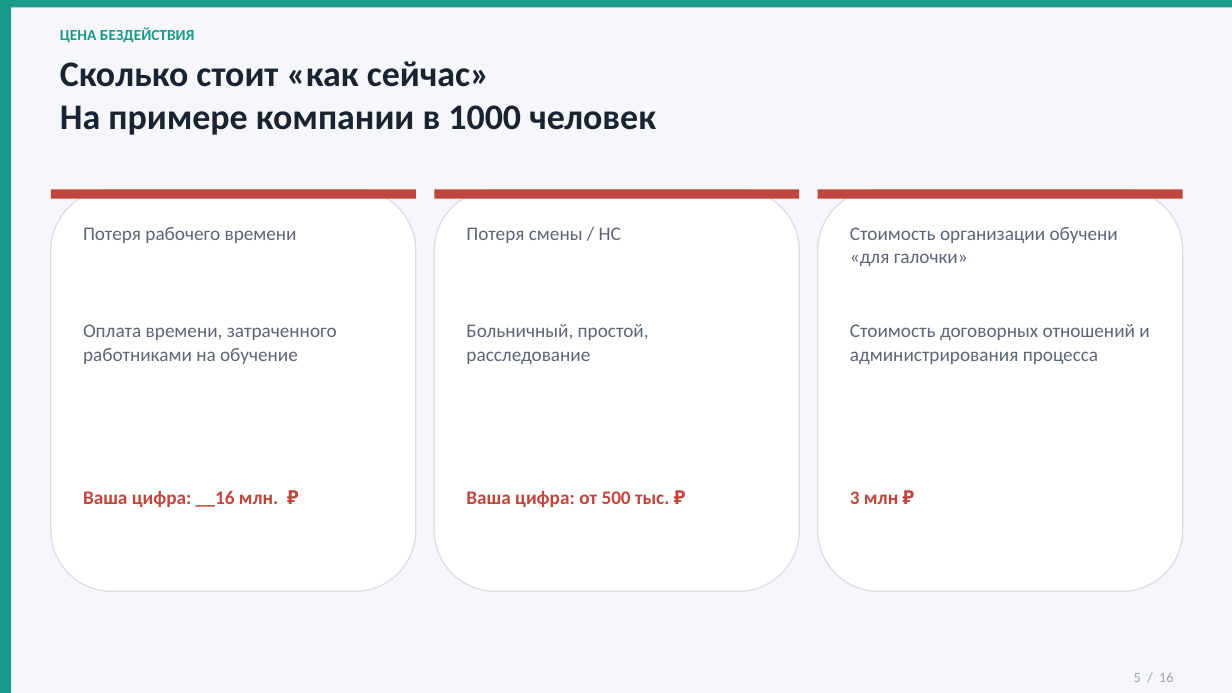
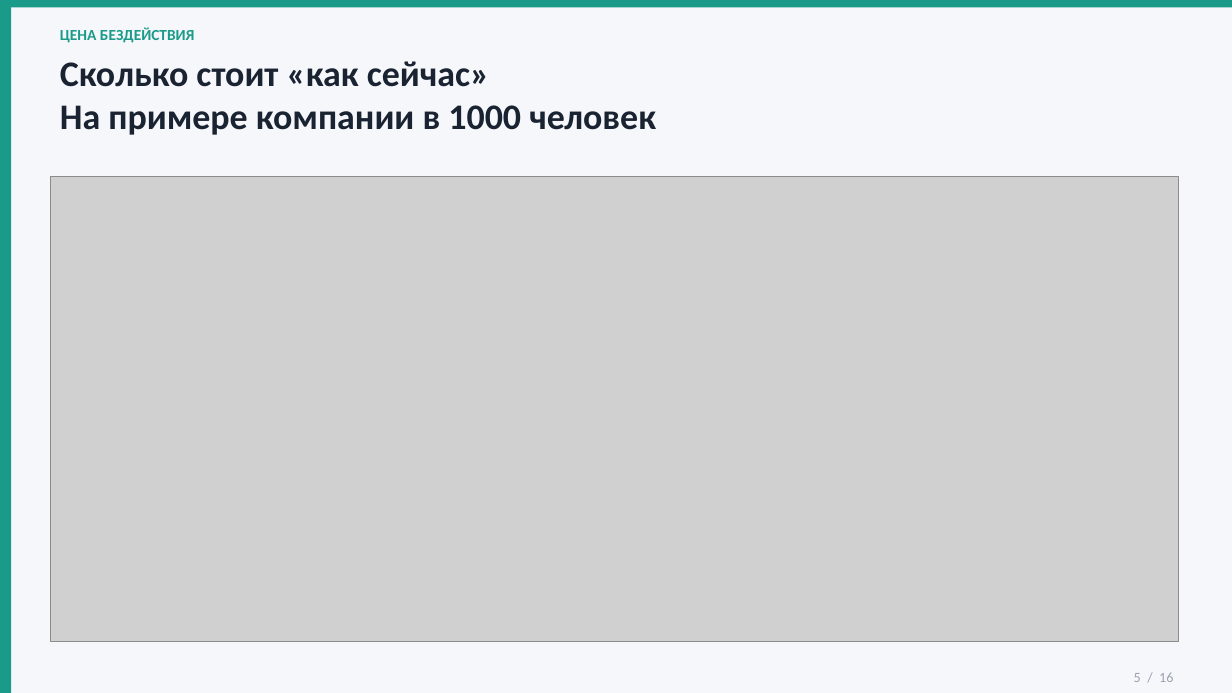
Before and after one commit to lysakalenushka-hash/-, a slide deck: slide 5 of issledovaniya/Lab-Intellekt_prodayushchaya-prezentaciya_v5.pptx. Drawn at 1232x693 pixels with LibreOffice and Linux fonts; fonts in the diff are those of the drawing; grey boxes stand for pictures. Boxes give left, top, right and bottom in pixels: in the first picture for what was removed or moved away, otherwise in the second. Text is boxed around its words. In the diff, an @@ line names an element or a change of style, - is before the commit and + after.

```diff
--- a/issledovaniya/Lab-Intellekt_prodayushchaya-prezentaciya_v5.pptx
+++ b/issledovaniya/Lab-Intellekt_prodayushchaya-prezentaciya_v5.pptx
@@ picture added at bbox=[51, 177, 1178, 641] @@
@@ rounded rectangle removed at bbox=[51, 189, 416, 592] @@
@@ rectangle removed at bbox=[51, 189, 416, 199] @@
@@ rounded rectangle removed at bbox=[434, 189, 799, 592] @@
@@ rectangle removed at bbox=[434, 189, 799, 199] @@
@@ rounded rectangle removed at bbox=[818, 189, 1183, 592] @@
@@ rectangle removed at bbox=[818, 189, 1183, 199] @@
@@ text removed at bbox=[83, 227, 297, 243] @@
-Потеря рабочего времени
@@ text removed at bbox=[466, 227, 621, 243] @@
-Потеря смены / НС
@@ text removed at bbox=[850, 227, 1118, 266] @@
-Стоимость организации обучени «для галочки»
@@ text removed at bbox=[83, 324, 337, 364] @@
-Оплата времени, затраченного работниками на обучение
@@ text removed at bbox=[466, 324, 649, 364] @@
-Больничный, простой, расследование
@@ text removed at bbox=[850, 324, 1149, 364] @@
-Стоимость договорных отношений и администрирования процесса
@@ text removed at bbox=[83, 491, 278, 507] @@
-Ваша цифра: __16 млн. ₽
@@ text removed at bbox=[466, 491, 669, 507] @@
-Ваша цифра: от 500 тыс. ₽
@@ text removed at bbox=[850, 491, 898, 504] @@
-3 млн ₽
```
Also in this commit, not shown: 2 other files.
